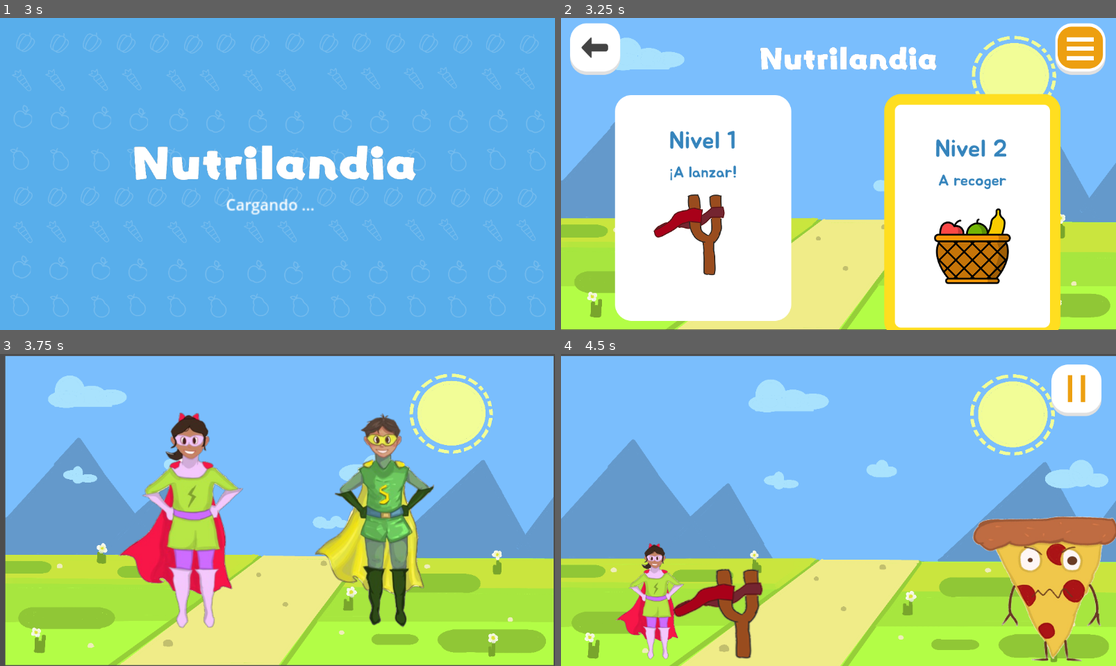
Above: before the commit, frames 1-4 (two rows, left to right).
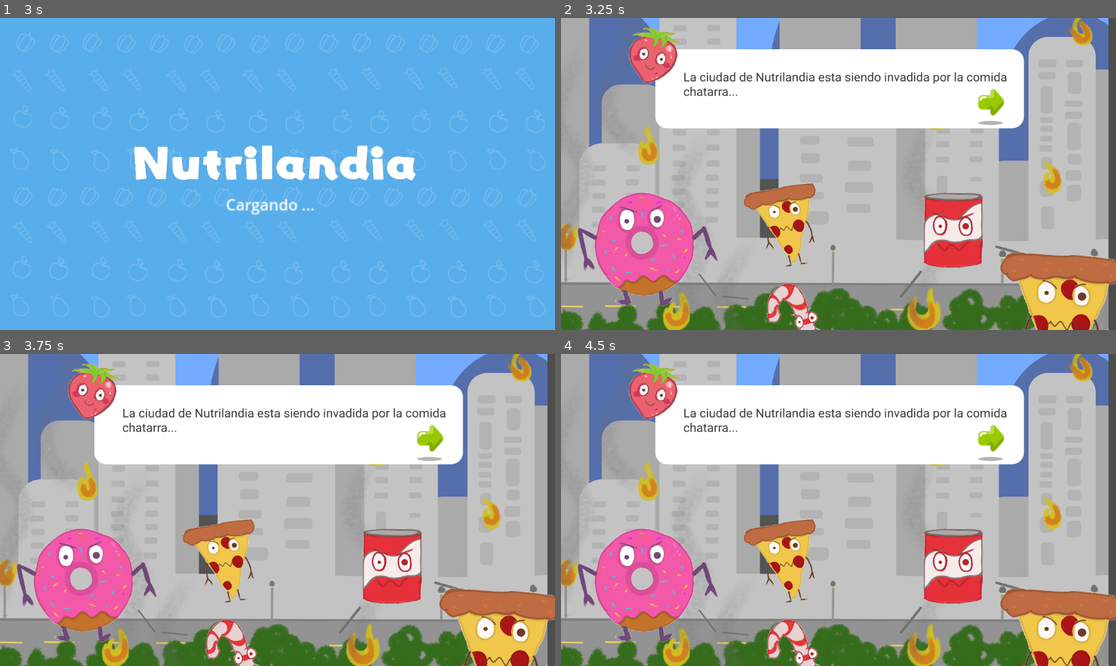
Above: after the commit, the same moments.

Repository: ERIKA6666/nutrilandia
Game: Godot game, scene res://Escenas/Inicio/main_menu.tscn
Two runs of this game, one before a commit and one after it. Both use one fixed random seed, a clock stepped at 60 frames per second and the inputs below.
Inputs (mouse positions are in pixels of both pictures, inside the frame that each line leads up to):
- Up to frame 1 (3 s): click (277, 233) at 0.5 s; click (277, 174) at 1.27 s; type "Alex" at 1.35 s; click (277, 223) at 1.5 s; type "Alex" at 1.58 s; click (277, 270) at 2 s; tap Enter at 2.75 s; move the mouse to (399, 158) at 2.77 s; click (399, 158) at 2.92 s
- Up to frame 2 (3.25 s): no input
- Up to frame 3 (3.75 s): click (144, 544) at 3.52 s
- Up to frame 4 (4.5 s): click (738, 522) at 4.27 s

Frame 1 is identical in both runs. In frame 2, 93% of the frame differs, in the area x 0-100%, y 0-100%; in frame 3, 98%; in frame 4, 98%.

Commit message:
erika: menu

Diff:
--- a/Escenas/Cargando/cargando.gd
+++ b/Escenas/Cargando/cargando.gd
@@ -3,7 +3,7 @@
 # Tiempo de espera en segundos (ajusta según necesites)
 var tiempo_espera := 1.0
 # Ruta corregida de la escena siguiente (observa la extensión .tscn)
-var escena_siguiente := "res://Escenas/LevelsMenu/Main.tscn"
+var escena_siguiente := "res://Escenas/Historia/Bienvenida.tscn"
 
 func _ready():
 	# Validar que la escena existe antes de intentar cargarla
--- a/Escenas/Historia/Bienvenida.tscn
+++ b/Escenas/Historia/Bienvenida.tscn
@@ -1,12 +1,28 @@
-[gd_scene load_steps=2 format=3 uid="uid://bggc2my28y7d7"]
+[gd_scene load_steps=5 format=3 uid="uid://bggc2my28y7d7"]
 
-[ext_resource type="Texture2D" uid="uid://cjm3dkgrapqow" path="res://ui/fondos/cd.png" id="1_rp366"]
+[ext_resource type="Texture2D" uid="uid://cukfxkqjot8jo" path="res://ui/fondos/cd3.png" id="1_8lo8a"]
+[ext_resource type="Script" uid="uid://xt37ursclceh" path="res://Escenas/Historia/bienvenida.gd" id="1_yhhyg"]
+[ext_resource type="Texture2D" uid="uid://b32hua3iwdyom" path="res://ui/buttons/Arrow1.png" id="3_3a5bc"]
+[ext_resource type="Texture2D" uid="uid://y073tv12gnse" path="res://ui/buttons/arrow2.png" id="4_8r6rb"]
 
 [node name="Bienvenida" type="Node2D"]
+script = ExtResource("1_yhhyg")
 
 [node name="Fondo" type="TextureRect" parent="."]
-offset_top = -4.0
-offset_right = 1150.0
-offset_bottom = 718.0
-texture = ExtResource("1_rp366")
+offset_left = -25.0
+offset_top = -31.0
+offset_right = 1228.0
+offset_bottom = 857.0
+texture = ExtResource("1_8lo8a")
 expand_mode = 1
+
+[node name="nextButton" type="TextureButton" parent="."]
+offset_left = 842.0
+offset_top = 136.0
+offset_right = 941.0
+offset_bottom = 222.0
+texture_normal = ExtResource("3_3a5bc")
+texture_pressed = ExtResource("4_8r6rb")
+stretch_mode = 0
+
+[connection signal="pressed" from="nextButton" to="." method="_on_next_button_pressed"]
--- /dev/null
+++ b/Escenas/Historia/Bienvenida2.tscn
@@ -0,0 +1,43 @@
+[gd_scene load_steps=7 format=3 uid="uid://co83wtbco6o5q"]
+
+[ext_resource type="Texture2D" uid="uid://cwugwjixr136k" path="res://ui/fondos/ui 2/fondo 1 0f 1.jpg" id="1_ojiwx"]
+[ext_resource type="Script" uid="uid://cnv20dddq2leb" path="res://Escenas/Historia/bienvenida_2.gd" id="1_qao8s"]
+[ext_resource type="Texture2D" uid="uid://diepjwp7h5a4u" path="res://ui/titulo 2.png" id="2_gbisk"]
+[ext_resource type="Texture2D" uid="uid://dymxtdoaodacr" path="res://ui/fondos/Group 34.png" id="3_gbisk"]
+[ext_resource type="Texture2D" uid="uid://b32hua3iwdyom" path="res://ui/buttons/Arrow1.png" id="5_lysrw"]
+[ext_resource type="Texture2D" uid="uid://y073tv12gnse" path="res://ui/buttons/arrow2.png" id="6_xvq3k"]
+
+[node name="Bienvenida2" type="Node2D"]
+script = ExtResource("1_qao8s")
+
+[node name="fondo" type="TextureRect" parent="."]
+offset_right = 1152.0
+offset_bottom = 646.0
+texture = ExtResource("1_ojiwx")
+expand_mode = 1
+
+[node name="Titulo1" type="TextureRect" parent="."]
+offset_left = 322.0
+offset_top = -210.0
+offset_right = 876.0
+offset_bottom = 417.0
+texture = ExtResource("2_gbisk")
+expand_mode = 1
+
+[node name="ventana" type="TextureRect" parent="."]
+offset_left = 261.0
+offset_top = 116.0
+offset_right = 860.0
+offset_bottom = 504.0
+texture = ExtResource("3_gbisk")
+expand_mode = 1
+
+[node name="nextButton" type="TextureButton" parent="."]
+offset_left = 546.0
+offset_top = 380.0
+offset_right = 645.0
+offset_bottom = 466.0
+texture_normal = ExtResource("5_lysrw")
+texture_pressed = ExtResource("6_xvq3k")
+
+[connection signal="pressed" from="nextButton" to="." method="_on_next_button_pressed"]
--- /dev/null
+++ b/Escenas/Historia/Historia2.tscn
@@ -0,0 +1,28 @@
+[gd_scene load_steps=5 format=3 uid="uid://by5e4dqk2ab55"]
+
+[ext_resource type="Texture2D" uid="uid://crxqd51epelyn" path="res://ui/fondos/ui 2/h2.png" id="1_1kl8b"]
+[ext_resource type="Script" uid="uid://fxweap1s0ern" path="res://Escenas/Historia/historia_2.gd" id="1_6jbcu"]
+[ext_resource type="Texture2D" uid="uid://b32hua3iwdyom" path="res://ui/buttons/Arrow1.png" id="2_o8yl1"]
+[ext_resource type="Texture2D" uid="uid://y073tv12gnse" path="res://ui/buttons/arrow2.png" id="3_6jbcu"]
+
+[node name="Historia2" type="Node2D"]
+script = ExtResource("1_6jbcu")
+
+[node name="fondo" type="TextureRect" parent="."]
+offset_left = -72.0
+offset_top = -28.0
+offset_right = 1233.0
+offset_bottom = 792.0
+texture = ExtResource("1_1kl8b")
+expand_mode = 1
+
+[node name="nextButton" type="TextureButton" parent="."]
+offset_left = 841.0
+offset_top = 137.0
+offset_right = 940.0
+offset_bottom = 223.0
+texture_normal = ExtResource("2_o8yl1")
+texture_pressed = ExtResource("3_6jbcu")
+stretch_mode = 0
+
+[connection signal="pressed" from="nextButton" to="." method="_on_next_button_pressed"]
--- /dev/null
+++ b/Escenas/Historia/bienvenida.gd
@@ -0,0 +1,16 @@
+extends Node2D
+
+var escena_siguiente := "res://Escenas/Historia/Historia2.tscn"
+
+# Called when the node enters the scene tree for the first time.
+func _ready() -> void:
+	pass # Replace with function body.
+
+
+# Called every frame. 'delta' is the elapsed time since the previous frame.
+func _process(delta: float) -> void:
+	pass
+
+
+func _on_next_button_pressed() -> void:
+	get_tree().change_scene_to_file(escena_siguiente)
--- /dev/null
+++ b/Escenas/Historia/bienvenida_2.gd
@@ -0,0 +1,16 @@
+extends Node2D
+
+var escena_siguiente := "res://Escenas/LevelsMenu/Main.tscn"
+
+# Called when the node enters the scene tree for the first time.
+func _ready() -> void:
+	pass # Replace with function body.
+
+
+# Called every frame. 'delta' is the elapsed time since the previous frame.
+func _process(delta: float) -> void:
+	pass
+
+
+func _on_next_button_pressed() -> void:
+	get_tree().change_scene_to_file(escena_siguiente)
--- /dev/null
+++ b/Escenas/Historia/historia_2.gd
@@ -0,0 +1,16 @@
+extends Node2D
+
+var escena_siguiente := "res://Escenas//Historia//Bienvenida2.tscn"
+
+# Called when the node enters the scene tree for the first time.
+func _ready() -> void:
+	pass # Replace with function body.
+
+
+# Called every frame. 'delta' is the elapsed time since the previous frame.
+func _process(delta: float) -> void:
+	pass
+
+
+func _on_next_button_pressed() -> void:
+	get_tree().change_scene_to_file(escena_siguiente)
Not shown, added: Escenas/Historia/bienvenida.gd.uid
Not shown, added: Escenas/Historia/bienvenida_2.gd.uid
Not shown, added: Escenas/Historia/historia_2.gd.uid
Binary file added: ui/buttons/Arrow1.png
Not shown, added: ui/buttons/Arrow1.png.import
Binary file added: ui/buttons/arrow2.png
Not shown, changed: ui/buttons/arrow2.png.import
Binary file added: ui/fondos/Group 34.png
Not shown, added: ui/fondos/Group 34.png.import
Binary file removed: ui/fondos/cd.png
Binary file added: ui/fondos/cd3.png
Not shown, added: ui/fondos/cd3.png.import
(and 5 more such lines)
